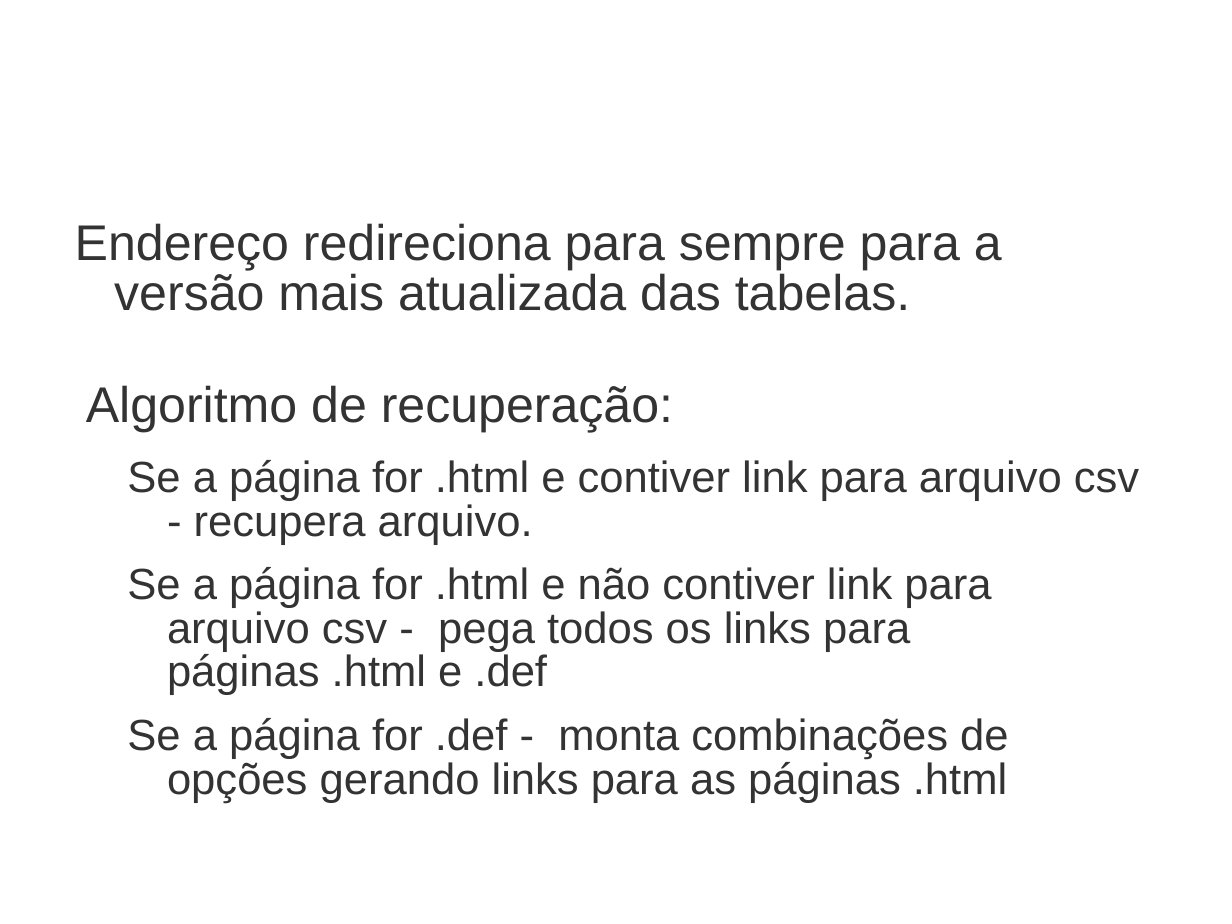
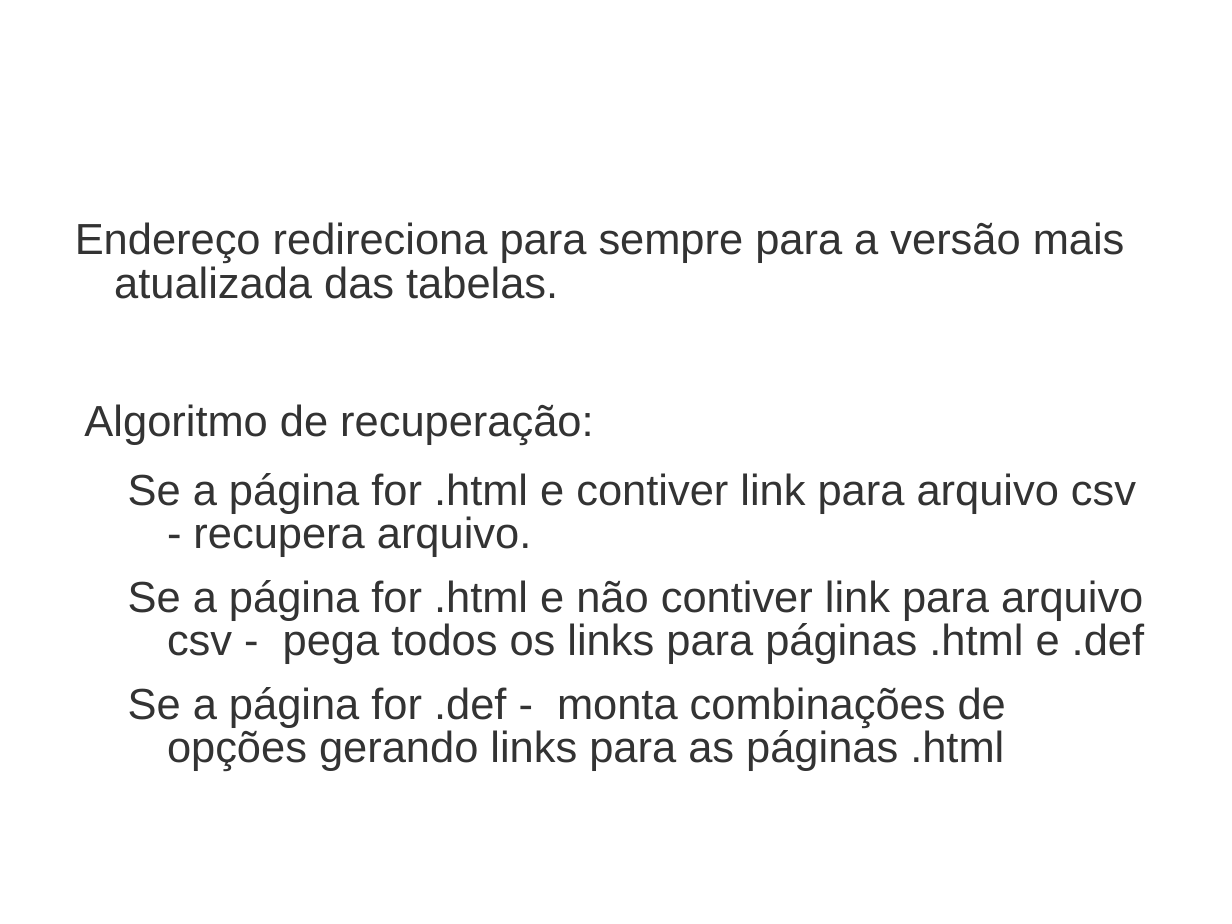
Before and after one commit to bireme/TabNetCells, a slide deck: slide 2 of apresentação.ppt. Drawn at 1232x924 pixels with LibreOffice and Linux fonts; fonts in the diff are those of the drawing; background and template pictures are left out. Boxes give left, top, right and bottom in pixels: in the first picture for what was removed or moved away, otherwise in the second. Text is boxed around its words. In the diff, an @@ line names an element or a change of style, - is before the commit and + after.

```diff
--- a/apresentação.ppt
+++ b/apresentação.ppt
@@ text "Endereço redireciona para sempre para ..." at [75,222,1144,771]: size 32.3 to 28 pt in "Endereço redireciona para sempre para a versão ...", "Algoritmo de recuperação:"; size 28.1 to 28 pt in "Se a página for .html e contiver ...", "Se a página for .html e não ...", "Se a página for .def - monta ..." @@
```
Also in this commit, not shown: 4 other slides changed, 27 other files.
